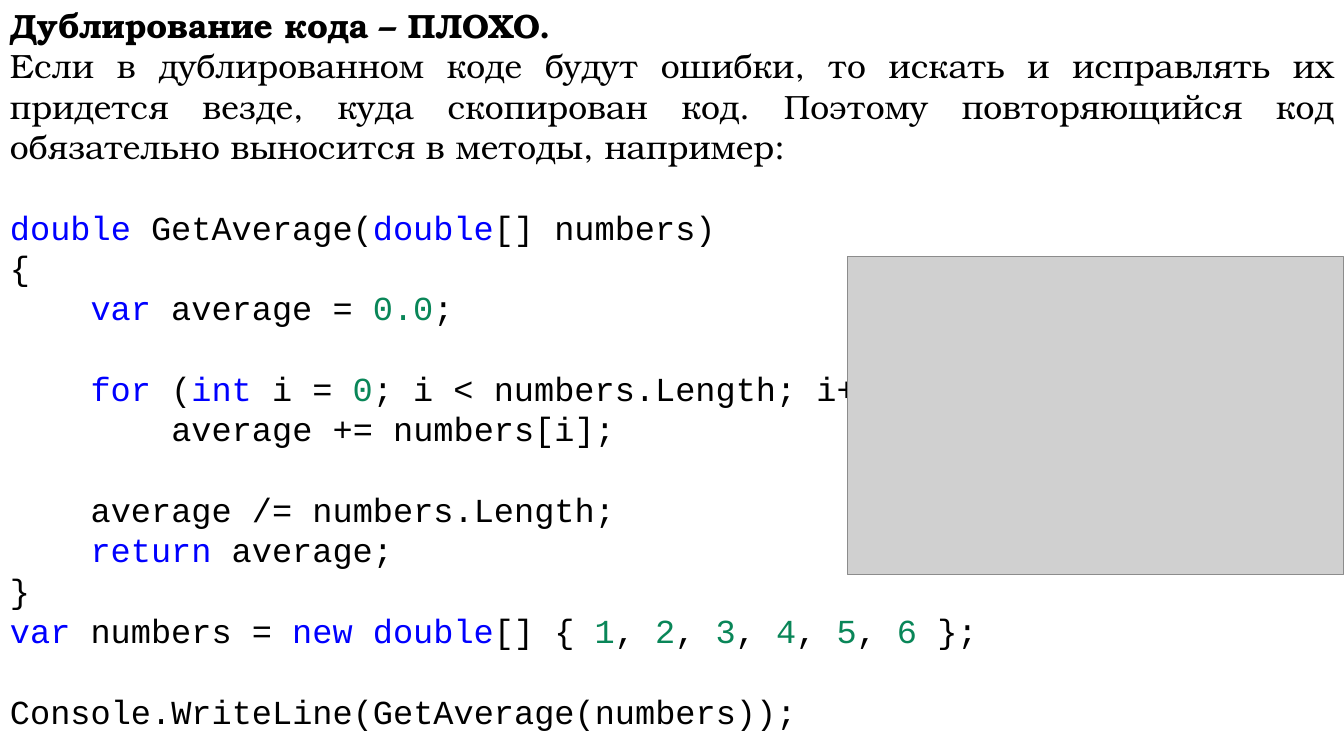
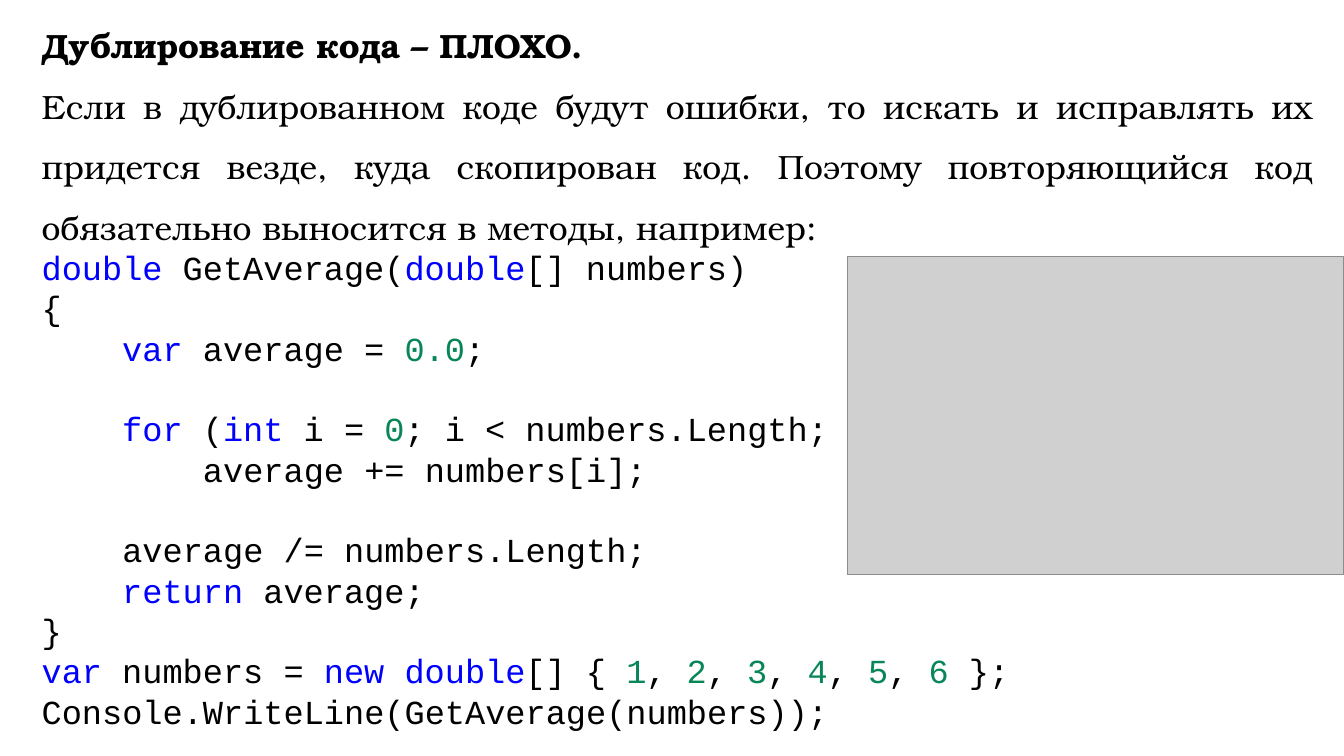
Before and after one commit to DaniilKlyukin/ITiP-1, a slide deck: slide 6 of Лекции/ИТиП лек 3 (лр 3, практическая 2).pptx. Drawn at 1344x756 pixels with LibreOffice and Linux fonts; fonts in the diff are those of the drawing; grey boxes stand for pictures. Boxes give left, top, right and bottom in pixels: in the first picture for what was removed or moved away, otherwise in the second. Text is boxed around its words. In the diff, an @@ line names an element or a change of style, - is before the commit and + after.

```diff
--- a/Лекции/ИТиП лек 3 (лр 3, практическая 2).pptx
+++ b/Лекции/ИТиП лек 3 (лр 3, практическая 2).pptx
@@ text "Дублирование кода – ПЛОХО.": place and size @@
-text "Дублирование кода – ПЛОХО." at (10,12,1334,731)
+text "Дублирование кода – ПЛОХО." at (42,32,1313,731)
@@ text at (42,32,1313,248): line spacing 1 to 1.5 @@
@@ text at (42,659,949,731): text changed @@
-var numbers = new double[] { 1, 2, 3, 4, 5, 6 };
-Console.WriteLine(GetAverage(numbers));
+var numbers = new double[] { 1, 2, 3, 4, 5, 6 };
+Console.WriteLine(GetAverage(numbers));
```
Also in this commit, not shown: 4 other slides changed.
